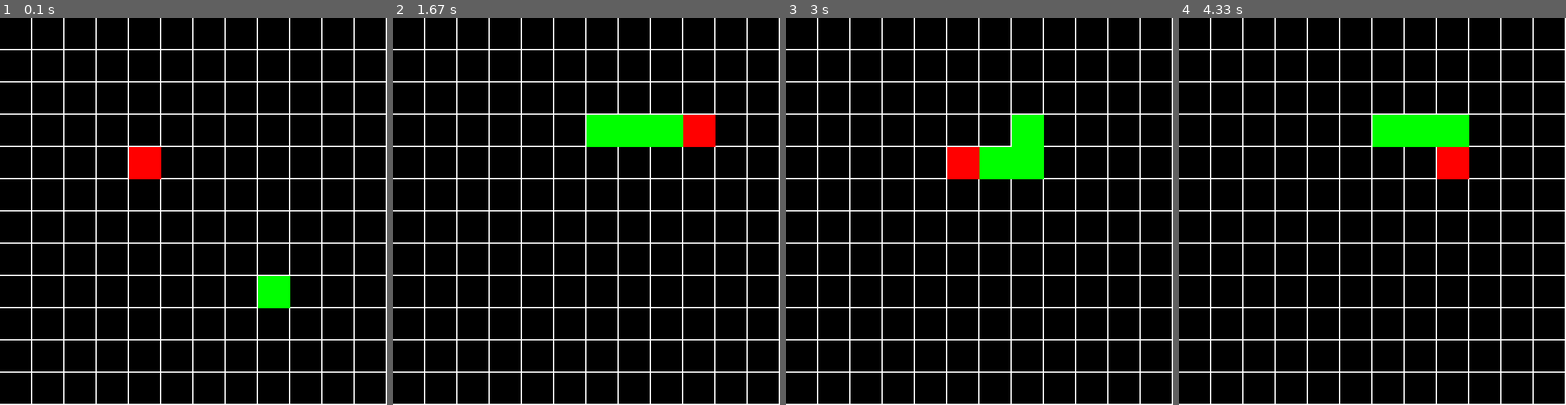
Above: before the commit, frames 1-4 (left to right).
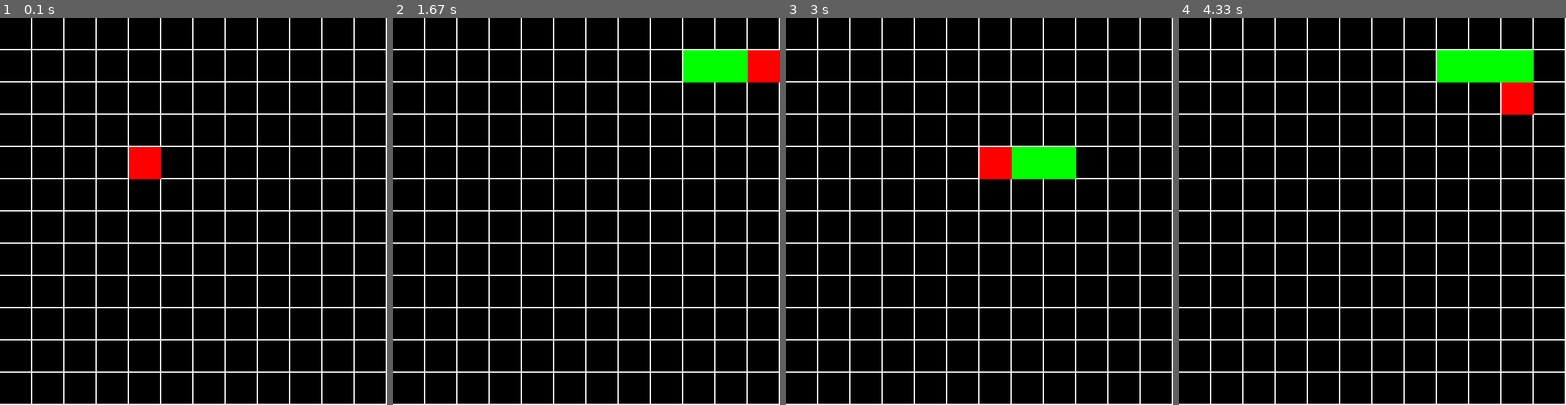
Above: after the commit, the same moments.

Repository: jhernandez0102/snake_game
Game: pygame game, started from snake_game.py
Same seed, same stepped clock (60 frames per second), same inputs: the game is played once before the commit and once after it.
Inputs:
- Up to frame 1 (0.1 s): no input
- Up to frame 2 (1.67 s): hold D 0.33-0.8 s; hold W 0.83-1.13 s; hold D 1.17-1.63 s
- Up to frame 3 (3 s): hold A 1.67-2.2 s; hold S 2.23-2.57 s; hold A from 2.6 s (still down)
- Up to frame 4 (4.33 s): release A at 3 s; hold W 3.03-3.4 s; hold D 3.43-4.07 s; hold S from 4.1 s (still down)

The runs differ from the first frame. In frame 1, 0.7% of the frame differs, in the area x 66-75%, y 66-75%; in frame 2, 4.9%; in frame 3, 2.8%; in frame 4, 5.6%, in the area x 50-92%, y 8-42%.

Commit message:
Clean code

Diff:
--- a/block.py
+++ b/block.py
@@ -7,6 +7,7 @@
     last_position = position
     screen = pygame.display.get_surface()
     block_father = None
+    block_child = None
 
     def __init__(self, screen, position, color, father):
         self.screen = screen
@@ -17,6 +18,22 @@
     def paint(self):
         pygame.draw.rect(self.screen, self.color, [self.position[0], self.position[1], self.size[0], self.size[1]], 0)
         pygame.display.flip()
+        if(self.block_child is not None):
+            self.block_child.paint()
+
+    def add_child(self, child):
+        if(self.block_child is None):
+            self.block_child = child
+        else:
+            child.set_position(self.block_child.last_position)
+            child.set_father(self.block_child)
+            self.block_child.add_child(child)
+
+    def set_position(self, position):
+        self.position = position
+
+    def set_father(self, father):
+        self.block_father = father
 
     def move(self, direction):
         self.last_position = self.position
@@ -46,3 +63,6 @@
                     self.position = (self.position[0] + self.size[0], self.position[1] )
         else:
             self.position = self.block_father.last_position
+
+        if(self.block_child is not None):
+            self.block_child.move(direction)
--- /dev/null
+++ b/snake.py
@@ -0,0 +1,28 @@
+import pygame
+from block import Block
+
+class Snake:
+    blocks = []
+
+    def __init__(self, screen):
+        self.screen = screen
+        self.blocks.append(Block(self.screen, (200, 200), (255, 0, 0), None))
+
+
+    def move(self, direction):
+        self.blocks[0].move(direction)
+        if(self.blocks[0].block_child is not None):
+            self.blocks[0].block_child.move(direction)
+
+
+    def paint(self):
+        self.blocks[0].paint()
+        if(self.blocks[0].block_child is not None):
+            self.blocks[0].block_child.paint()
+
+    def grow(self):
+        print("Growing snake")
+        if(self.blocks[0].block_child is None):
+            self.blocks[0].add_child(Block(self.screen, self.blocks[0].last_position, (0, 255, 0), self.blocks[0]))
+        else:
+            self.blocks[0].block_child.add_child(Block(self.screen, self.blocks[0].block_child.last_position, (0, 255, 0), self.blocks[0].block_child))
--- a/snake_game.py
+++ b/snake_game.py
@@ -2,6 +2,7 @@
 
 from game_world import World
 from block import Block
+from snake import Snake
 
 pygame.init()
 size = (600, 600)
@@ -11,11 +12,8 @@
 gameOver = False
 
 world_game = World(screen)
-
-bloque2 = Block(screen, (200, 200), (255, 0, 0), None)
-bloque1 = Block(screen, (400, 400), (0, 255, 0), bloque2)
-bloque3 = Block(screen, (400, 400), (0, 255, 0), bloque1)
-bloque4 = Block(screen, (400, 400), (0, 255, 0), bloque3)
+snake = Snake(screen)
+n = 0
 
 while not gameOver:
     for event in pygame.event.get():
@@ -23,34 +21,18 @@
             gameOver = True
 
     world_game.paint()
+    snake.paint()
 
     keys = pygame.key.get_pressed()
     if keys[pygame.K_w]:
-        bloque2.move("up")
-        bloque1.move("up")
-        bloque3.move("up")
-        bloque4.move("up")
+        snake.grow()
+        snake.move("up")
     if keys[pygame.K_s]:
-        bloque2.move("down")
-        bloque1.move("up")
-        bloque3.move("up")
-        bloque4.move("up")
+        snake.move("down")
     if keys[pygame.K_a]:
-        bloque2.move("left")
-        bloque1.move("up")
-        bloque3.move("up")
-        bloque4.move("up")
+        snake.move("left")
     if keys[pygame.K_d]:
-        bloque2.move("rigth")
-        bloque1.move("up")
-        bloque3.move("up")
-        bloque4.move("up")
+        snake.move("rigth")
 
-
-    bloque1.paint()
-    bloque2.paint()
-    bloque3.paint()
-    bloque4.paint()
-
-    clock.tick(5)
+    clock.tick(8)
 pygame.quit()
